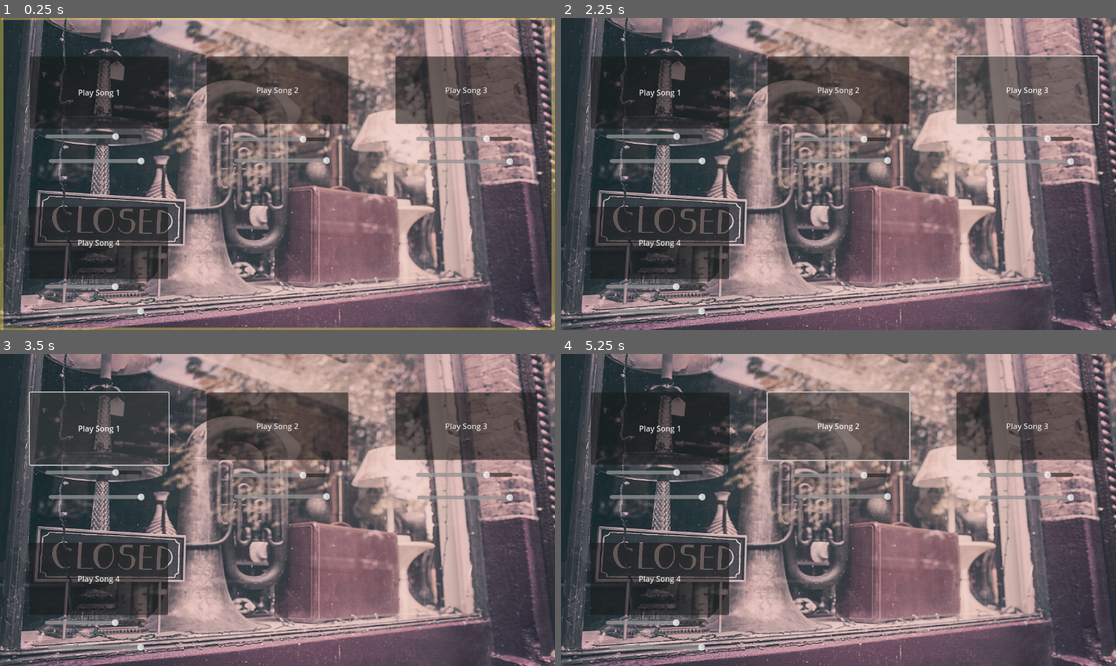
Above: before the commit, frames 1-4 (two rows, left to right).
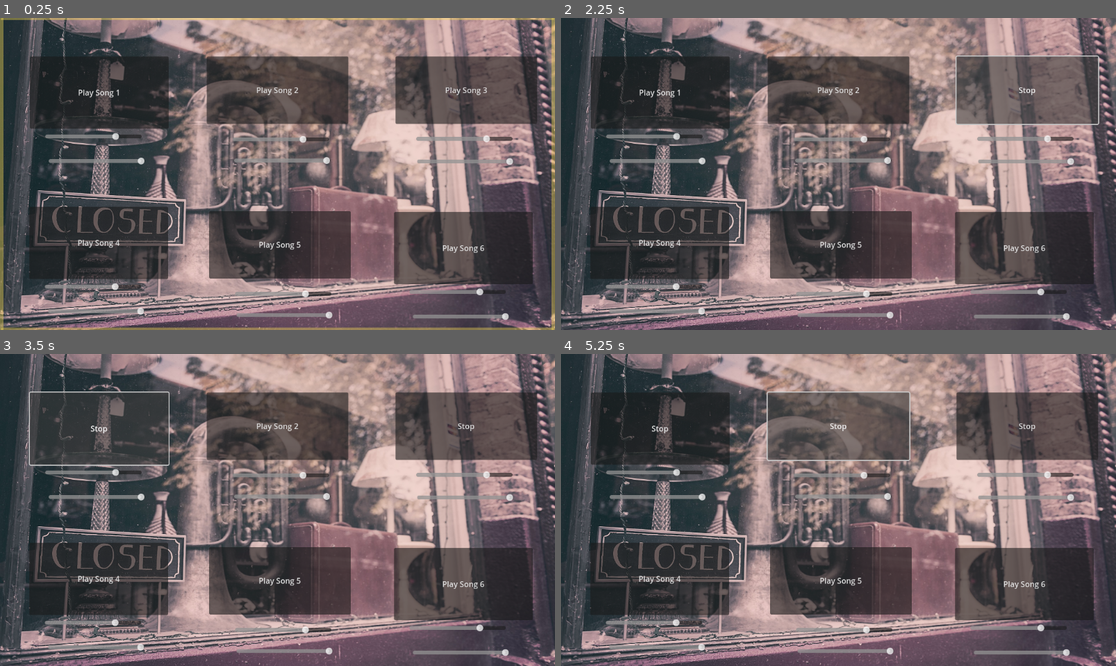
Above: after the commit, the same moments.

Repository: DylanFrenzy/Music-Assignment
Game: Godot game, scene res://Scenes/audio_demo.tscn
Same seed, same stepped clock (60 frames per second), same inputs: the game is played once before the commit and once after it. Before the commit the project starts from res://audio_demo.tscn.
Inputs:
- Up to frame 1 (0.25 s): no input
- Up to frame 2 (2.25 s): click "Play Song 3" at 0.5 s; click "Play Song 3" (after the commit: "Stop") at 1.25 s; click "Play Song 3" at 2 s
- Up to frame 3 (3.5 s): click "Play Song 1" at 2.75 s
- Up to frame 4 (5.25 s): click "Play Song 1" (after the commit: "Stop") at 3.5 s; click "Play Song 1" at 4.25 s; click "Play Song 2" at 5 s

The runs differ from the first frame. In frame 1, 11% of the frame differs, in the area x 37-96%, y 61-97%; in frame 2, 11%; in frame 3, 11%; in frame 4, 12%, in the area x 14-96%, y 22-97%.
Error before the commit: Parse Error: Cannot call non-static function "get()" on the class "Tree" directly. Make an instance instead. (res://audio_demo.gd:83)

Commit message:
button 5 and 6 and linking all buttons to pulsate

Diff:
--- /dev/null
+++ b/music-assignment/Scenes/audio_demo.tscn
@@ -0,0 +1,252 @@
+[gd_scene load_steps=12 format=3 uid="uid://bbgs5sqqdcw7p"]
+
+[ext_resource type="Script" path="res://scripts/audio_demo.gd" id="1_vmu3u"]
+[ext_resource type="Texture2D" uid="uid://ccf774n6rx5vy" path="res://assets/textures/tuba-388989_1920.jpg" id="2_uj1vk"]
+[ext_resource type="Script" path="res://scripts/control.gd" id="3_v1fum"]
+[ext_resource type="AudioStream" uid="uid://gw2qrmvwp6ii" path="res://assets/music/Thick_of_It_by_KSI_but_it_s_Big_Band_Jazz__Full_Version__[_YouConvert.net_].mp3" id="4_shegc"]
+[ext_resource type="Script" path="res://scripts/h_slider_4.gd" id="5_qgbuo"]
+[ext_resource type="AudioStream" uid="uid://dxutti54qotr0" path="res://assets/music/There_Will_Never_Be_Another_You_[_YouConvert.net_].mp3" id="6_x40ya"]
+[ext_resource type="Script" path="res://scripts/button_2.gd" id="7_qo1cn"]
+[ext_resource type="AudioStream" uid="uid://dskgfbcu5sg53" path="res://assets/music/Roger_Cicero_____Ich_atme_ein__Offizielles_Video__[_YouConvert.net_].mp3" id="8_hwmce"]
+[ext_resource type="AudioStream" uid="uid://xyr41sl4ytq2" path="res://assets/music/Chet_Baker_-_Dancing_On_The_Ceiling_Official_Audio_[_YouConvert.net_].mp3" id="9_a2b01"]
+[ext_resource type="AudioStream" uid="uid://c2yj04x150m6e" path="res://assets/music/Floral_Fury_[_YouConvert.net_].mp3" id="10_fms7w"]
+[ext_resource type="AudioStream" uid="uid://c286eu4trm6t3" path="res://assets/music/Mario_Kart_Wii__Coconut_Mall_Jazz_Arrangement____insaneintherainmusic_[_YouConvert.net_].mp3" id="11_thtuu"]
+
+[node name="Audio_demo" type="Node2D"]
+script = ExtResource("1_vmu3u")
+
+[node name="TextureRect" type="TextureRect" parent="."]
+offset_right = 1155.0
+offset_bottom = 650.0
+texture = ExtResource("2_uj1vk")
+expand_mode = 1
+
+[node name="Control" type="Control" parent="."]
+layout_mode = 3
+anchors_preset = 0
+offset_left = 2.0
+offset_top = -1.0
+offset_right = 1150.0
+offset_bottom = 648.0
+script = ExtResource("3_v1fum")
+
+[node name="AudioStreamPlayer2D" type="AudioStreamPlayer2D" parent="."]
+stream = ExtResource("4_shegc")
+
+[node name="Button" type="Button" parent="."]
+offset_left = 821.0
+offset_top = 80.0
+offset_right = 1115.0
+offset_bottom = 220.0
+text = "Play Song 3"
+
+[node name="HSlider" type="HSlider" parent="."]
+offset_left = 864.0
+offset_top = 243.0
+offset_right = 1064.0
+offset_bottom = 259.0
+min_value = 0.25
+max_value = 1.25
+step = 0.05
+value = 1.0
+metadata/_edit_use_anchors_ = true
+
+[node name="HSlider6" type="HSlider" parent="."]
+offset_left = 866.0
+offset_top = 286.0
+offset_right = 1066.0
+offset_bottom = 310.0
+min_value = -30.0
+max_value = 0.0
+step = 0.05
+script = ExtResource("5_qgbuo")
+
+[node name="AudioStreamPlayer2D2" type="AudioStreamPlayer2D" parent="."]
+stream = ExtResource("6_x40ya")
+
+[node name="Button2" type="Button" parent="."]
+offset_left = 62.0
+offset_top = 80.0
+offset_right = 350.0
+offset_bottom = 230.0
+text = "Play Song 1"
+icon_alignment = 1
+expand_icon = true
+script = ExtResource("7_qo1cn")
+
+[node name="HSlider2" type="HSlider" parent="."]
+offset_left = 94.0
+offset_top = 234.0
+offset_right = 294.0
+offset_bottom = 258.0
+min_value = 0.25
+max_value = 1.25
+step = 0.05
+value = 1.0
+
+[node name="HSlider5" type="HSlider" parent="."]
+offset_left = 101.0
+offset_top = 285.0
+offset_right = 301.0
+offset_bottom = 309.0
+min_value = -30.0
+max_value = 0.0
+step = 0.05
+script = ExtResource("5_qgbuo")
+
+[node name="AudioStreamPlayer2D3" type="AudioStreamPlayer2D" parent="."]
+stream = ExtResource("8_hwmce")
+
+[node name="Button3" type="Button" parent="."]
+offset_left = 429.0
+offset_top = 80.0
+offset_right = 723.0
+offset_bottom = 220.0
+text = "Play Song 2"
+script = ExtResource("7_qo1cn")
+
+[node name="HSlider3" type="HSlider" parent="."]
+offset_left = 483.0
+offset_top = 240.0
+offset_right = 683.0
+offset_bottom = 264.0
+min_value = 0.25
+max_value = 1.25
+step = 0.05
+value = 1.0
+
+[node name="HSlider4" type="HSlider" parent="."]
+offset_left = 486.0
+offset_top = 284.0
+offset_right = 686.0
+offset_bottom = 308.0
+min_value = -30.0
+max_value = 0.0
+step = 0.05
+script = ExtResource("5_qgbuo")
+
+[node name="AudioStreamPlayer2D4" type="AudioStreamPlayer2D" parent="."]
+stream = ExtResource("9_a2b01")
+
+[node name="Button4" type="Button" parent="."]
+offset_left = 61.0
+offset_top = 392.0
+offset_right = 349.0
+offset_bottom = 542.0
+text = "Play Song 4"
+icon_alignment = 1
+expand_icon = true
+script = ExtResource("7_qo1cn")
+
+[node name="HSlider7" type="HSlider" parent="."]
+offset_left = 93.0
+offset_top = 546.0
+offset_right = 293.0
+offset_bottom = 570.0
+min_value = 0.25
+max_value = 1.25
+step = 0.05
+value = 1.0
+
+[node name="HSlider8" type="HSlider" parent="."]
+offset_left = 100.0
+offset_top = 597.0
+offset_right = 300.0
+offset_bottom = 621.0
+min_value = -30.0
+max_value = 0.0
+step = 0.05
+script = ExtResource("5_qgbuo")
+
+[node name="AudioStreamPlayer2D5" type="AudioStreamPlayer2D" parent="."]
+position = Vector2(5, 321)
+stream = ExtResource("10_fms7w")
+
+[node name="Button5" type="Button" parent="."]
+offset_left = 434.0
+offset_top = 401.0
+offset_right = 728.0
+offset_bottom = 541.0
+text = "Play Song 5"
+script = ExtResource("7_qo1cn")
+
+[node name="HSlider9" type="HSlider" parent="."]
+offset_left = 488.0
+offset_top = 561.0
+offset_right = 688.0
+offset_bottom = 585.0
+min_value = 0.25
+max_value = 1.25
+step = 0.05
+value = 1.0
+
+[node name="HSlider10" type="HSlider" parent="."]
+offset_left = 491.0
+offset_top = 605.0
+offset_right = 691.0
+offset_bottom = 629.0
+min_value = -30.0
+max_value = 0.0
+step = 0.05
+script = ExtResource("5_qgbuo")
+
+[node name="AudioStreamPlayer2D6" type="AudioStreamPlayer2D" parent="."]
+position = Vector2(757, 11)
+stream = ExtResource("11_thtuu")
+
+[node name="Button6" type="Button" parent="."]
+offset_left = 818.0
+offset_top = 403.0
+offset_right = 1106.0
+offset_bottom = 553.0
+text = "Play Song 6"
+icon_alignment = 1
+expand_icon = true
+script = ExtResource("7_qo1cn")
+
+[node name="HSlider11" type="HSlider" parent="."]
+offset_left = 850.0
+offset_top = 557.0
+offset_right = 1050.0
+offset_bottom = 581.0
+min_value = 0.25
+max_value = 1.25
+step = 0.05
+value = 1.0
+
+[node name="HSlider12" type="HSlider" parent="."]
+offset_left = 857.0
+offset_top = 608.0
+offset_right = 1057.0
+offset_bottom = 632.0
+min_value = -30.0
+max_value = 0.0
+step = 0.05
+script = ExtResource("5_qgbuo")
+
+[connection signal="button_down" from="Button" to="." method="_on_button_button_down"]
+[connection signal="button_down" from="Button" to="Control" method="_on_button_button_down"]
+[connection signal="changed" from="HSlider" to="." method="_on_h_slider_changed"]
+[connection signal="value_changed" from="HSlider" to="." method="_on_h_slider_value_changed"]
+[connection signal="value_changed" from="HSlider6" to="." method="_on_h_slider_6_value_changed"]
+[connection signal="button_down" from="Button2" to="." method="_on_button_2_button_down"]
+[connection signal="button_down" from="Button2" to="Control" method="_on_button_2_button_down"]
+[connection signal="value_changed" from="HSlider2" to="." method="_on_h_slider_2_value_changed"]
+[connection signal="value_changed" from="HSlider5" to="." method="_on_h_slider_5_value_changed"]
+[connection signal="button_down" from="Button3" to="." method="_on_button_3_button_down"]
+[connection signal="button_down" from="Button3" to="Control" method="_on_button_3_button_down"]
+[connection signal="value_changed" from="HSlider3" to="." method="_on_h_slider_3_value_changed"]
+[connection signal="value_changed" from="HSlider4" to="." method="_on_h_slider_4_value_changed"]
+[connection signal="button_down" from="Button4" to="." method="_on_button_4_button_down"]
+[connection signal="button_down" from="Button4" to="Control" method="_on_button_4_button_down"]
+[connection signal="value_changed" from="HSlider7" to="." method="_on_h_slider_2_value_changed"]
+[connection signal="value_changed" from="HSlider7" to="." method="_on_h_slider_7_value_changed"]
+[connection signal="value_changed" from="HSlider8" to="." method="_on_h_slider_8_value_changed"]
+[connection signal="button_down" from="Button5" to="." method="_on_button_5_button_down"]
+[connection signal="button_down" from="Button5" to="Control" method="_on_button_5_button_down"]
+[connection signal="value_changed" from="HSlider9" to="." method="_on_h_slider_9_value_changed"]
+[connection signal="value_changed" from="HSlider10" to="." method="_on_h_slider_10_value_changed"]
+[connection signal="button_down" from="Button6" to="." method="_on_button_6_button_down"]
+[connection signal="button_down" from="Button6" to="Control" method="_on_button_6_button_down"]
+[connection signal="value_changed" from="HSlider11" to="." method="_on_h_slider_11_value_changed"]
+[connection signal="value_changed" from="HSlider12" to="." method="_on_h_slider_12_value_changed"]
--- /dev/null
+++ b/music-assignment/Scenes/control.tscn
@@ -0,0 +1,12 @@
+[gd_scene load_steps=2 format=3 uid="uid://br6eyvt2hkw5g"]
+
+[ext_resource type="Script" path="res://scripts/control.gd" id="1_jv8o6"]
+
+[node name="Control" type="Control"]
+layout_mode = 3
+anchors_preset = 15
+anchor_right = 1.0
+anchor_bottom = 1.0
+grow_horizontal = 2
+grow_vertical = 2
+script = ExtResource("1_jv8o6")
--- a/music-assignment/audio_demo.gd
+++ /dev/null
@@ -1,85 +0,0 @@
-extends Node2D
-
-func _on_button_button_down() -> void:
-	if $AudioStreamPlayer2D.playing:
-		$Button.text = "Play Song 3"
-		$AudioStreamPlayer2D.stop()
-
-	else:
-		$Button.text = "Stop"
-		$AudioStreamPlayer2D.play()
-	pass # Replace with function body.
-
-
-func _on_h_slider_value_changed(value: float) -> void:
-	$AudioStreamPlayer2D.pitch_scale = value
-	pass
-
-
-
-func _on_button_2_button_down() -> void:
-	if $AudioStreamPlayer2D2.playing:
-		$Button2.text = "Play Song 1"
-		$AudioStreamPlayer2D2.stop()
-
-	else:
-		$Button2.text = "Stop"
-		$AudioStreamPlayer2D2.play()
-		pass # Replace with function body.
-
-func _on_h_slider_2_value_changed(value: float) -> void:
-	$AudioStreamPlayer2D2.pitch_scale = value
-	pass
-
-func _on_button_3_button_down() -> void:
-	if $AudioStreamPlayer2D3.playing:
-		$Button3.text = "Play Song 2"
-		$AudioStreamPlayer2D3.stop()
-
-	else:
-		$Button3.text = "Stop"
-		$AudioStreamPlayer2D3.play()
-		pass # Replace with function body.
-
-func _on_h_slider_3_value_changed(value: float) -> void:
-	$AudioStreamPlayer2D3.pitch_scale = value
-	pass
-
-
-func _on_h_slider_4_value_changed(value: float) -> void:
-	$AudioStreamPlayer2D3.volume_db = value
-	pass # Replace with function body.
-
-func _on_h_slider_5_value_changed(value: float) -> void:
-	$AudioStreamPlayer2D2.volume_db = value
-	pass # Replace with function body.
-
-func _on_h_slider_6_value_changed(value: float) -> void:
-	$AudioStreamPlayer2D.volume_db = value
-	pass # Replace with function body.
-
-func _on_button_4_button_down() -> void:
-	if $AudioStreamPlayer2D4.playing:
-		$Button4.text = "Play Song 2"
-		$AudioStreamPlayer2D4.stop()
-
-	else:
-		$Button4.text = "Stop"
-		$AudioStreamPlayer2D4.play()
-		pass # Replace with function body.
-
-func _on_h_slider_7_value_changed(value: float) -> void:
-	$AudioStreamPlayer2D4.pitch_scale = value
-	pass
-
-
-func _on_h_slider_8_value_changed(value: float) -> void:
-	$AudioStreamPlayer2D4.volume_db = value
-	pass # Replace with function body.
-
-func _ready():
-	var folder = [1, 2, 3, 4, 5, 6]
-	for music in folder:
-		var audio_button = Tree.get("scene")
-		audio_button.music_file = music
-		add_child(audio_button)
--- a/music-assignment/audio_demo.tscn
+++ /dev/null
@@ -1,177 +0,0 @@
-[gd_scene load_steps=10 format=3 uid="uid://bbgs5sqqdcw7p"]
-
-[ext_resource type="Script" path="res://audio_demo.gd" id="1_4n1sv"]
-[ext_resource type="Texture2D" uid="uid://ccf774n6rx5vy" path="res://tuba-388989_1920.jpg" id="2_k2ia3"]
-[ext_resource type="AudioStream" uid="uid://gw2qrmvwp6ii" path="res://Thick_of_It_by_KSI_but_it_s_Big_Band_Jazz__Full_Version__[_YouConvert.net_].mp3" id="2_mi5nh"]
-[ext_resource type="AudioStream" uid="uid://dxutti54qotr0" path="res://There_Will_Never_Be_Another_You_[_YouConvert.net_].mp3" id="3_c68p3"]
-[ext_resource type="Script" path="res://button_2.gd" id="3_vehml"]
-[ext_resource type="AudioStream" uid="uid://dskgfbcu5sg53" path="res://Roger_Cicero_____Ich_atme_ein__Offizielles_Video__[_YouConvert.net_].mp3" id="5_6d5th"]
-[ext_resource type="Script" path="res://h_slider_4.gd" id="6_bpjjb"]
-[ext_resource type="AudioStream" uid="uid://xyr41sl4ytq2" path="res://Chet_Baker_-_Dancing_On_The_Ceiling_Official_Audio_[_YouConvert.net_].mp3" id="8_732pm"]
-[ext_resource type="Script" path="res://control.gd" id="9_ctsib"]
-
-[node name="Audio_demo" type="Node2D"]
-script = ExtResource("1_4n1sv")
-
-[node name="TextureRect" type="TextureRect" parent="."]
-offset_right = 1155.0
-offset_bottom = 650.0
-texture = ExtResource("2_k2ia3")
-expand_mode = 1
-
-[node name="Control" type="Control" parent="."]
-layout_mode = 3
-anchors_preset = 0
-offset_left = 2.0
-offset_top = -1.0
-offset_right = 1150.0
-offset_bottom = 648.0
-script = ExtResource("9_ctsib")
-
-[node name="AudioStreamPlayer2D" type="AudioStreamPlayer2D" parent="."]
-stream = ExtResource("2_mi5nh")
-pitch_scale = 0.05
-
-[node name="Button" type="Button" parent="."]
-offset_left = 821.0
-offset_top = 80.0
-offset_right = 1115.0
-offset_bottom = 220.0
-text = "Play Song 3"
-
-[node name="HSlider" type="HSlider" parent="."]
-offset_left = 864.0
-offset_top = 243.0
-offset_right = 1064.0
-offset_bottom = 259.0
-min_value = 0.25
-max_value = 1.25
-step = 0.05
-value = 1.0
-metadata/_edit_use_anchors_ = true
-
-[node name="HSlider6" type="HSlider" parent="."]
-offset_left = 866.0
-offset_top = 286.0
-offset_right = 1066.0
-offset_bottom = 310.0
-min_value = -30.0
-max_value = 0.0
-step = 0.05
-script = ExtResource("6_bpjjb")
-
-[node name="AudioStreamPlayer2D2" type="AudioStreamPlayer2D" parent="."]
-stream = ExtResource("3_c68p3")
-pitch_scale = 0.05
-
-[node name="Button2" type="Button" parent="."]
-offset_left = 62.0
-offset_top = 80.0
-offset_right = 350.0
-offset_bottom = 230.0
-text = "Play Song 1"
-icon_alignment = 1
-expand_icon = true
-script = ExtResource("3_vehml")
-
-[node name="HSlider2" type="HSlider" parent="."]
-offset_left = 94.0
-offset_top = 234.0
-offset_right = 294.0
-offset_bottom = 258.0
-min_value = 0.25
-max_value = 1.25
-step = 0.05
-value = 1.0
-
-[node name="HSlider5" type="HSlider" parent="."]
-offset_left = 101.0
-offset_top = 285.0
-offset_right = 301.0
-offset_bottom = 309.0
-min_value = -30.0
-max_value = 0.0
-step = 0.05
-script = ExtResource("6_bpjjb")
-
-[node name="AudioStreamPlayer2D3" type="AudioStreamPlayer2D" parent="."]
-stream = ExtResource("5_6d5th")
-pitch_scale = 0.05
-
-[node name="Button3" type="Button" parent="."]
-offset_left = 429.0
-offset_top = 80.0
-offset_right = 723.0
-offset_bottom = 220.0
-text = "Play Song 2"
-script = ExtResource("3_vehml")
-
-[node name="HSlider3" type="HSlider" parent="."]
-offset_left = 483.0
-offset_top = 240.0
-offset_right = 683.0
-offset_bottom = 264.0
-min_value = 0.25
-max_value = 1.25
-step = 0.05
-value = 1.0
-
-[node name="HSlider4" type="HSlider" parent="."]
-offset_left = 486.0
-offset_top = 284.0
-offset_right = 686.0
-offset_bottom = 308.0
-min_value = -30.0
-max_value = 0.0
-step = 0.05
-script = ExtResource("6_bpjjb")
-
-[node name="AudioStreamPlayer2D4" type="AudioStreamPlayer2D" parent="."]
-stream = ExtResource("8_732pm")
-
-[node name="Button4" type="Button" parent="."]
-offset_left = 61.0
-offset_top = 392.0
-offset_right = 349.0
-offset_bottom = 542.0
-text = "Play Song 4"
-icon_alignment = 1
-expand_icon = true
-script = ExtResource("3_vehml")
-
-[node name="HSlider7" type="HSlider" parent="."]
-offset_left = 93.0
-offset_top = 546.0
-offset_right = 293.0
-offset_bottom = 570.0
-min_value = 0.25
-max_value = 1.25
-step = 0.05
-value = 1.0
-
-[node name="HSlider8" type="HSlider" parent="."]
-offset_left = 100.0
-offset_top = 597.0
-offset_right = 300.0
-offset_bottom = 621.0
-min_value = -30.0
-max_value = 0.0
-step = 0.05
-script = ExtResource("6_bpjjb")
-
-[connection signal="button_down" from="Button" to="." method="_on_button_button_down"]
-[connection signal="button_down" from="Button" to="Control" method="_on_button_button_down"]
-[connection signal="changed" from="HSlider" to="." method="_on_h_slider_changed"]
-[connection signal="value_changed" from="HSlider" to="." method="_on_h_slider_value_changed"]
-[connection signal="value_changed" from="HSlider6" to="." method="_on_h_slider_6_value_changed"]
-[connection signal="button_down" from="Button2" to="." method="_on_button_2_button_down"]
-[connection signal="value_changed" from="HSlider2" to="." method="_on_h_slider_2_value_changed"]
-[connection signal="value_changed" from="HSlider5" to="." method="_on_h_slider_5_value_changed"]
-[connection signal="button_down" from="Button3" to="." method="_on_button_3_button_down"]
-[connection signal="value_changed" from="HSlider3" to="." method="_on_h_slider_3_value_changed"]
-[connection signal="value_changed" from="HSlider4" to="." method="_on_h_slider_4_value_changed"]
-[connection signal="button_down" from="Button4" to="." method="_on_button_4_button_down"]
-[connection signal="button_down" from="Button4" to="Control" method="_on_button_4_button_down"]
-[connection signal="value_changed" from="HSlider7" to="." method="_on_h_slider_2_value_changed"]
-[connection signal="value_changed" from="HSlider7" to="." method="_on_h_slider_7_value_changed"]
-[connection signal="value_changed" from="HSlider8" to="." method="_on_h_slider_8_value_changed"]
--- a/music-assignment/control.gd
+++ /dev/null
@@ -1,32 +0,0 @@
-extends Control # Ensure the node type matches the script attachment
-
-# Variables
-var instance = AudioServer.get_bus_index("Master")
-var spectrum_analyzer = AudioServer.get_bus_effect_instance(instance, 0)
-var edge_thickness = 10  # Default edge thickness
-var max_thickness = 50  # Maximum thickness based on audio amplitude
-var isPlaying = false
-var color = Color(.99, .875, .35, 0.4)
-
-# Process logic
-func _process(delta):
-	if spectrum_analyzer is AudioEffectSpectrumAnalyzerInstance && isPlaying:
-		var spectrum = spectrum_analyzer.get_magnitude_for_frequency_range(1, 400)
-		edge_thickness = spectrum.x + spectrum.y * 2000
-		queue_redraw()
-
-# Draw visuals
-func _draw():
-	# Draw pulsating edges around the screen
-	draw_line(Vector2(0, 0), Vector2(size.x, 0), color, edge_thickness)  # Top edge
-	draw_line(Vector2(0, 0), Vector2(0, size.y), color, edge_thickness)  # Left edge
-	draw_line(Vector2(size.x, 0), Vector2(size.x, size.y), color, edge_thickness)  # Right edge
-	draw_line(Vector2(0, size.y), Vector2(size.x, size.y), color, edge_thickness)  # Bottom edge
-
-
-func _on_button_button_down() -> void:
-	isPlaying = true # Replace with function body.
-
-
-func _on_button_4_button_down() -> void:
-	isPlaying = true # Replace with function body.
--- a/music-assignment/control.tscn
+++ /dev/null
@@ -1,12 +0,0 @@
-[gd_scene load_steps=2 format=3 uid="uid://br6eyvt2hkw5g"]
-
-[ext_resource type="Script" path="res://control.gd" id="1_gket3"]
-
-[node name="Control" type="Control"]
-layout_mode = 3
-anchors_preset = 15
-anchor_right = 1.0
-anchor_bottom = 1.0
-grow_horizontal = 2
-grow_vertical = 2
-script = ExtResource("1_gket3")
--- a/music-assignment/project.godot
+++ b/music-assignment/project.godot
@@ -11,6 +11,6 @@
 [application]
 
 config/name="Music Assignment"
-run/main_scene="res://audio_demo.tscn"
+run/main_scene="res://Scenes/audio_demo.tscn"
 config/features=PackedStringArray("4.3", "Forward Plus")
-config/icon="res://icon.svg"
+config/icon="res://assets/textures/icon.svg"
--- /dev/null
+++ b/music-assignment/scripts/audio_demo.gd
@@ -0,0 +1,117 @@
+extends Node2D
+
+func _on_button_button_down() -> void:
+	if $AudioStreamPlayer2D.playing:
+		$Button.text = "Play Song 3"
+		$AudioStreamPlayer2D.stop()
+
+	else:
+		$Button.text = "Stop"
+		$AudioStreamPlayer2D.play()
+	pass # Replace with function body.
+
+
+func _on_h_slider_value_changed(value: float) -> void:
+	$AudioStreamPlayer2D.pitch_scale = value
+	pass
+
+
+
+func _on_button_2_button_down() -> void:
+	if $AudioStreamPlayer2D2.playing:
+		$Button2.text = "Play Song 1"
+		$AudioStreamPlayer2D2.stop()
+
+	else:
+		$Button2.text = "Stop"
+		$AudioStreamPlayer2D2.play()
+		pass # Replace with function body.
+
+func _on_h_slider_2_value_changed(value: float) -> void:
+	$AudioStreamPlayer2D2.pitch_scale = value
+	pass
+
+func _on_button_3_button_down() -> void:
+	if $AudioStreamPlayer2D3.playing:
+		$Button3.text = "Play Song 2"
+		$AudioStreamPlayer2D3.stop()
+
+	else:
+		$Button3.text = "Stop"
+		$AudioStreamPlayer2D3.play()
+		pass # Replace with function body.
+
+func _on_h_slider_3_value_changed(value: float) -> void:
+	$AudioStreamPlayer2D3.pitch_scale = value
+	pass
+
+
+func _on_h_slider_4_value_changed(value: float) -> void:
+	$AudioStreamPlayer2D3.volume_db = value
+	pass # Replace with function body.
+
+func _on_h_slider_5_value_changed(value: float) -> void:
+	$AudioStreamPlayer2D2.volume_db = value
+	pass # Replace with function body.
+
+func _on_h_slider_6_value_changed(value: float) -> void:
+	$AudioStreamPlayer2D.volume_db = value
+	pass # Replace with function body.
+
+func _on_button_4_button_down() -> void:
+	if $AudioStreamPlayer2D4.playing:
+		$Button4.text = "Play Song 2"
+		$AudioStreamPlayer2D4.stop()
+
+	else:
+		$Button4.text = "Stop"
+		$AudioStreamPlayer2D4.play()
+		pass # Replace with function body.
+
+func _on_h_slider_7_value_changed(value: float) -> void:
+	$AudioStreamPlayer2D4.pitch_scale = value
+	pass
+
+
+func _on_h_slider_8_value_changed(value: float) -> void:
+	$AudioStreamPlayer2D4.volume_db = value
+	pass # Replace with function body.
+
+func _on_button_5_button_down() -> void:
+	if $AudioStreamPlayer2D5.playing:
+		$Button5.text = "Play Song 5"
+		$AudioStreamPlayer2D5.stop()
+
+	else:
+		$Button5.text = "Stop"
+		$AudioStreamPlayer2D5.play()
+		pass # Replace with function body.
+
+func _on_h_slider_9_value_changed(value: float) -> void:
+	$AudioStreamPlayer2D5.pitch_scale = value
+	pass
+
+
+func _on_h_slider_10_value_changed(value: float) -> void:
+	$AudioStreamPlayer2D5.volume_db = value
+	pass # Replace with function body.
+
+
+func _on_button_6_button_down() -> void:
+	if $AudioStreamPlayer2D6.playing:
+		$Button6.text = "Play Song 6"
+		$AudioStreamPlayer2D6.stop()
+
+	else:
+		$Button6.text = "Stop"
+		$AudioStreamPlayer2D6.play()
+		pass # Replace with function body.
+
+func _on_h_slider_11_value_changed(value: float) -> void:
+	$AudioStreamPlayer2D6.pitch_scale = value
+	pass
+
+
+func _on_h_slider_12_value_changed(value: float) -> void:
+	$AudioStreamPlayer2D6.volume_db = value
+	pass # Replace with function body.
--- /dev/null
+++ b/music-assignment/scripts/control.gd
@@ -0,0 +1,43 @@
+extends Control # Ensure the node type matches the script attachment
+
+# Variables
+var instance = AudioServer.get_bus_index("Master")
+var spectrum_analyzer = AudioServer.get_bus_effect_instance(instance, 0)
+var edge_thickness = 10  # Default edge thickness
+var max_thickness = 50  # Maximum thickness based on audio amplitude
+var isPlaying = false
+var color = Color(.99, .875, .35, 0.4)
+
+# Process logic
+func _process(delta):
+	if spectrum_analyzer is AudioEffectSpectrumAnalyzerInstance && isPlaying:
+		var spectrum = spectrum_analyzer.get_magnitude_for_frequency_range(1, 400)
+		edge_thickness = spectrum.x + spectrum.y * 2000
+		queue_redraw()
+
+# Draw visuals
+func _draw():
+	# Draw pulsating edges around the screen
+	draw_line(Vector2(0, 0), Vector2(size.x, 0), color, edge_thickness)  # Top edge
+	draw_line(Vector2(0, 0), Vector2(0, size.y), color, edge_thickness)  # Left edge
+	draw_line(Vector2(size.x, 0), Vector2(size.x, size.y), color, edge_thickness)  # Right edge
+	draw_line(Vector2(0, size.y), Vector2(size.x, size.y), color, edge_thickness)  # Bottom edge
+
+
+func _on_button_button_down() -> void:
+	isPlaying = true # Replace with function body.
+
+func _on_button_4_button_down() -> void:
+	isPlaying = true # Replace with function body.
+
+func _on_button_2_button_down() -> void:
+	isPlaying = true
+
+func _on_button_3_button_down() -> void:
+	isPlaying = true
+
+func _on_button_5_button_down() -> void:
+	isPlaying = true
+
+func _on_button_6_button_down() -> void:
+	isPlaying = true
Not shown, removed: music-assignment/Chet_Baker_-_Dancing_On_The_Ceiling_Official_Audio_[_YouConvert.net_].mp3.import
Not shown, removed: music-assignment/Roger_Cicero_____Ich_atme_ein__Offizielles_Video__[_YouConvert.net_].mp3.import
Not shown, removed: music-assignment/There_Will_Never_Be_Another_You_[_YouConvert.net_].mp3.import
Not shown, removed: music-assignment/Thick_of_It_by_KSI_but_it_s_Big_Band_Jazz__Full_Version__[_YouConvert.net_].mp3.import
Not shown, added: music-assignment/assets/music/Chet_Baker_-_Dancing_On_The_Ceiling_Official_Audio_[_YouConvert.net_].mp3.import
Not shown, added: music-assignment/assets/music/Floral_Fury_[_YouConvert.net_].mp3.import
Not shown, added: music-assignment/assets/music/Mario_Kart_Wii__Coconut_Mall_Jazz_Arrangement____insaneintherainmusic_[_YouConvert.net_].mp3.import
Not shown, added: music-assignment/assets/music/Roger_Cicero_____Ich_atme_ein__Offizielles_Video__[_YouConvert.net_].mp3.import
Not shown, added: music-assignment/assets/music/There_Will_Never_Be_Another_You_[_YouConvert.net_].mp3.import
Not shown, added: music-assignment/assets/music/Thick_of_It_by_KSI_but_it_s_Big_Band_Jazz__Full_Version__[_YouConvert.net_].mp3.import
Renamed: music-assignment/icon.svg -> music-assignment/assets/textures/icon.svg
Not shown, added: music-assignment/assets/textures/icon.svg.import
(and 19 more such lines)
